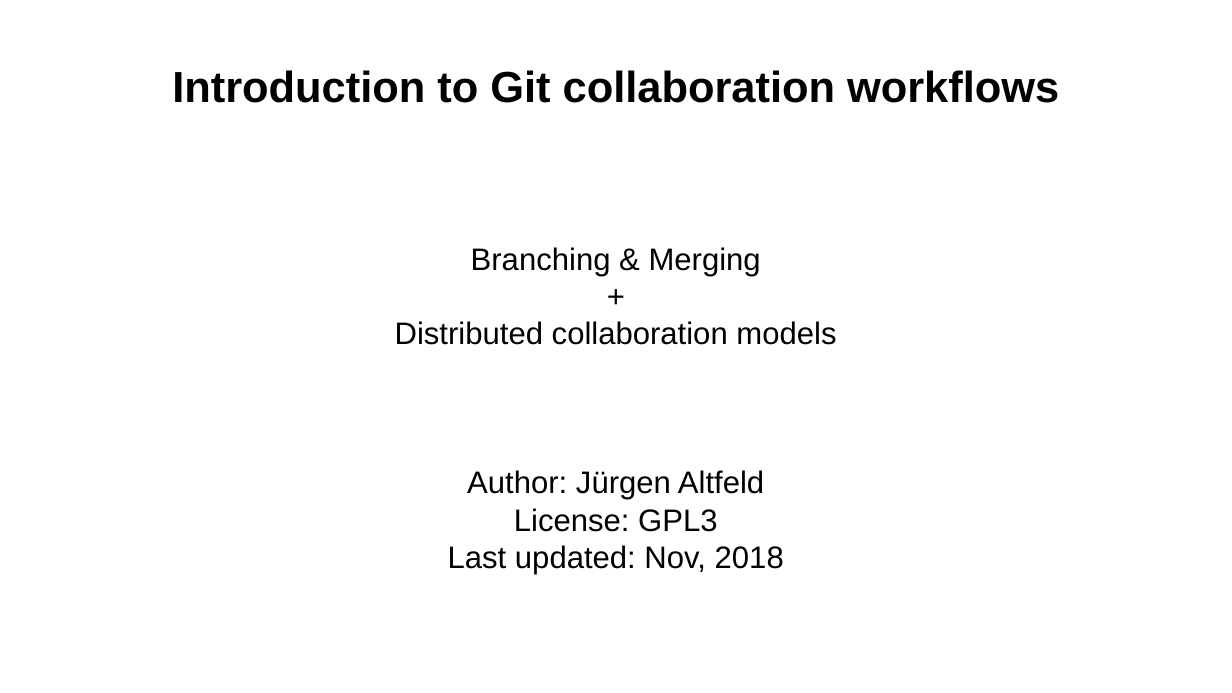
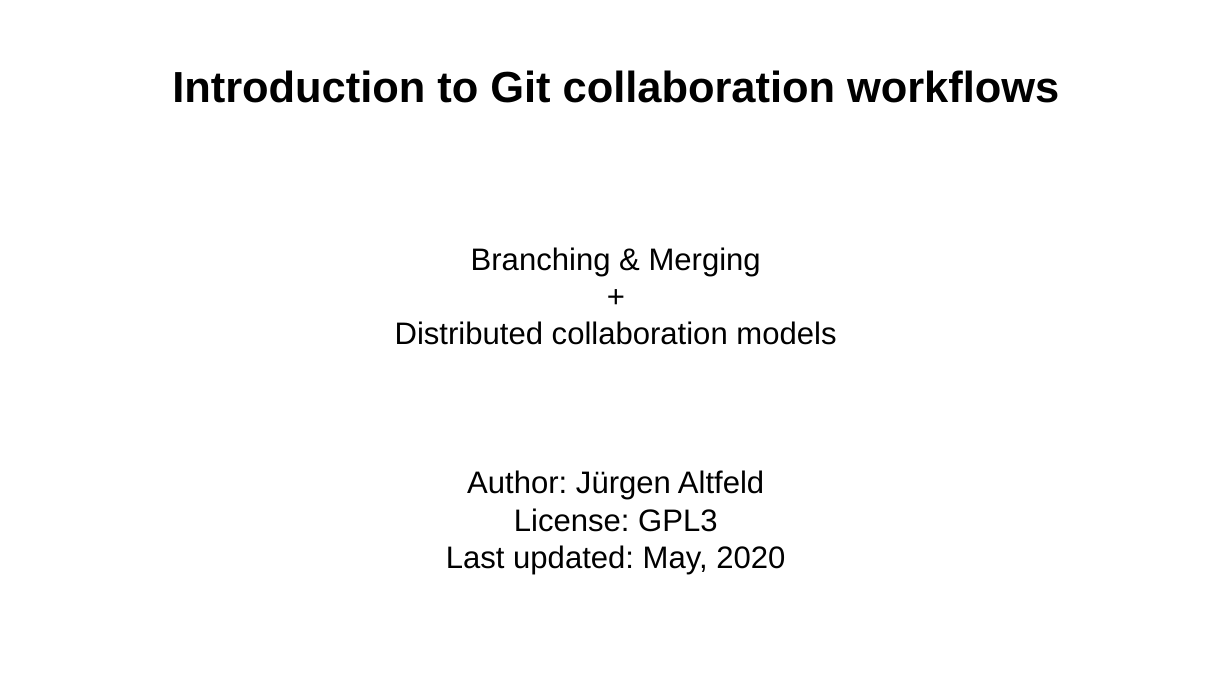
Before and after one commit to aryoda/git_essentials, a slide deck: slide 1 of Introduction to Git collaboration workflows.odp. Drawn at 1232x693 pixels with LibreOffice and Linux fonts; fonts in the diff are those of the drawing. Boxes give left, top, right and bottom in pixels: in the first picture for what was removed or moved away, otherwise in the second. Text is boxed around its words. In the diff, an @@ line names an element or a change of style, - is before the commit and + after.

```diff
--- a/Introduction to Git collaboration workflows.odp
+++ b/Introduction to Git collaboration workflows.odp
@@ subtitle at (x1=446, y1=545, x2=785, y2=574): text changed @@
-Last updated: Nov, 2018
+Last updated: May, 2020
```
Also in this commit, not shown: 1 other slide changed, 1 slide added.
